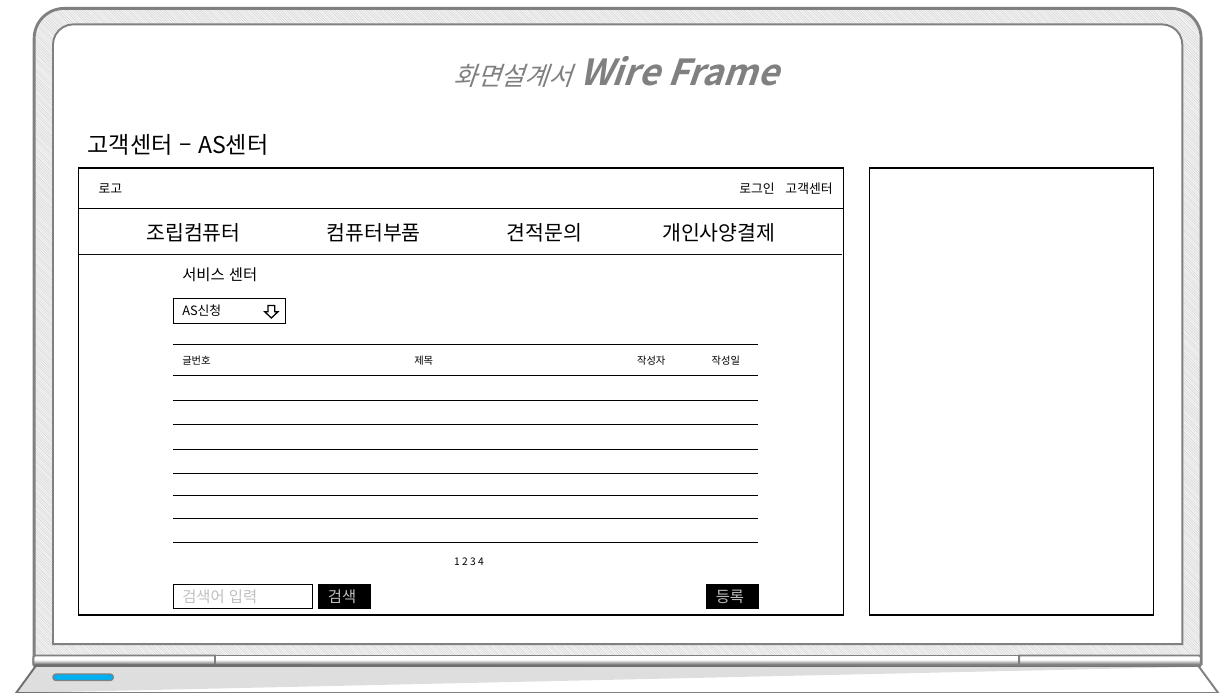
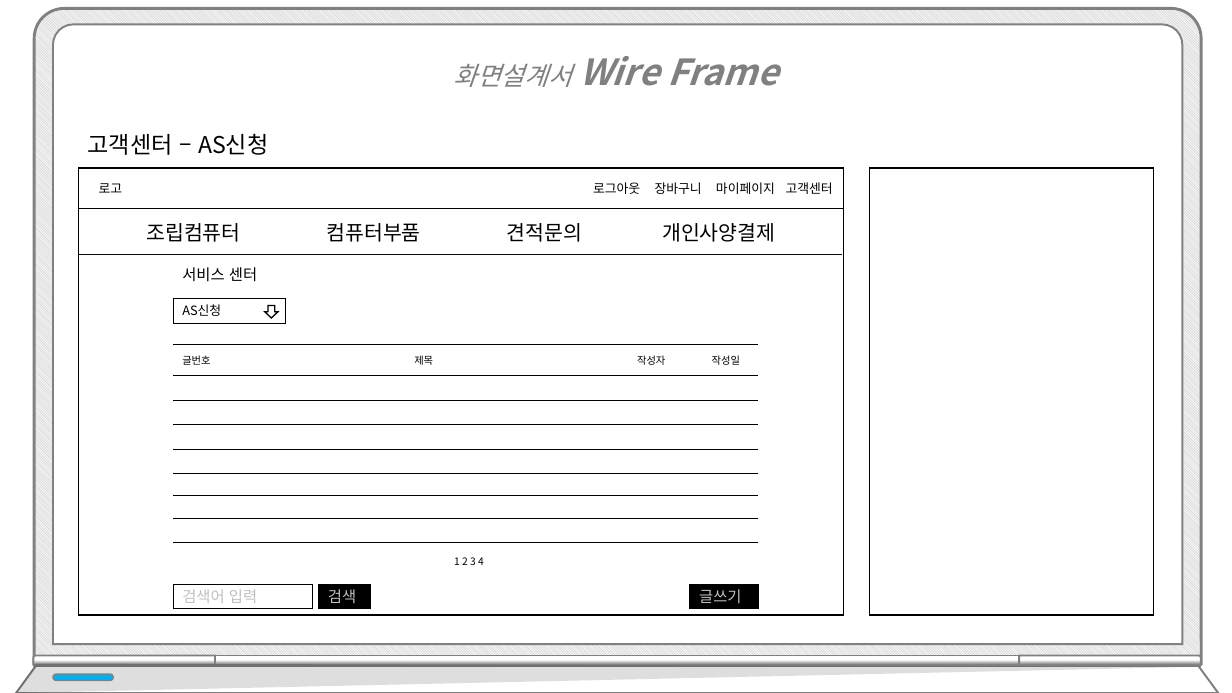
Before and after one commit to hhsw07/ezen-academy-projects, a slide deck: slide 35 of WebContent/발표/프로젝트5.pptx (slide 29 before the commit). Drawn at 1232x693 pixels with LibreOffice and Linux fonts; fonts in the diff are those of the drawing. Boxes give left, top, right and bottom in pixels: in the first picture for what was removed or moved away, otherwise in the second. Text is boxed around its words. In the diff, an @@ line names an element or a change of style, - is before the commit and + after.

```diff
--- a/WebContent/발표/프로젝트5.pptx
+++ b/WebContent/발표/프로젝트5.pptx
@@ text at <box>88,133,268,155</box>: text changed @@
-고객센터 – AS센터
+고객센터 – AS신청
@@ text at <box>593,182,833,194</box>: text changed @@
-로그인 고객센터
+로그아웃 장바구니 마이페이지 고객센터
@@ rectangle added at <box>690,584,759,608</box>, fill #000000, outline #000000 1 pt, 12 pt, text #BFBFBF @@
+글쓰기
@@ rectangle removed at <box>707,584,759,608</box> @@
-등록
```
Also in this commit, not shown: 13 other slides changed, 6 slides added.
